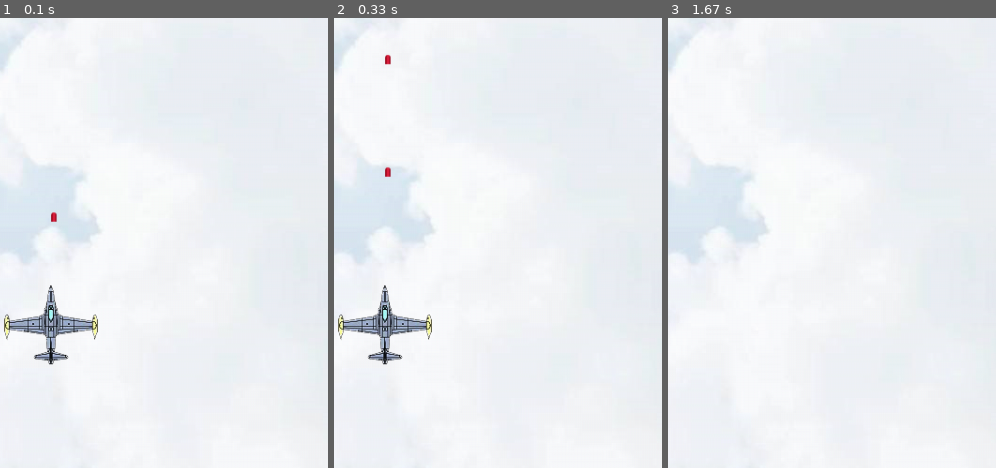
Above: before the commit, frames 1-3 (left to right).
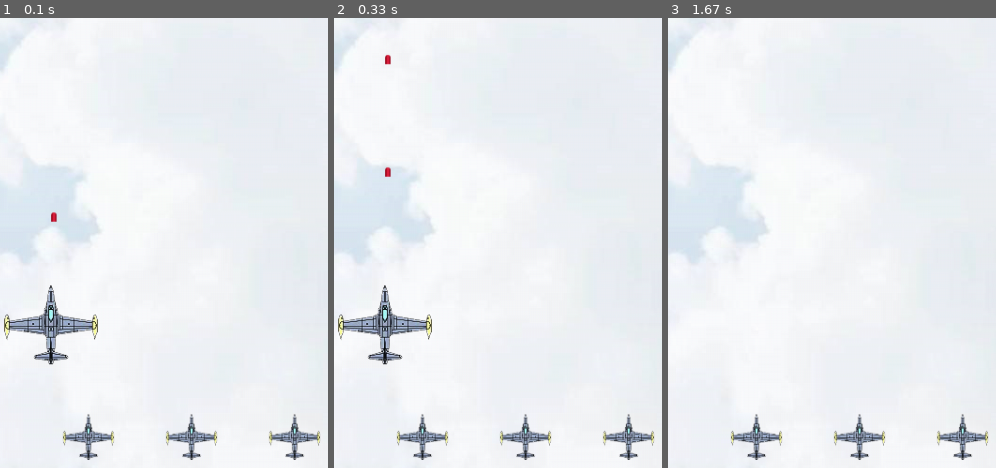
Above: after the commit, the same moments.

Repository: charlie-ccw/Pygame-project
Game: pygame game, started from main.py
Two runs of this game, one before a commit and one after it. Both use one fixed random seed, a clock stepped at 60 frames per second and the inputs below.
Inputs (mouse positions are % of the whole screen's width and height, from its top left):
- Up to frame 1 (0.1 s): no input
- Up to frame 2 (0.33 s): no input
- Up to frame 3 (1.67 s): click (94, 4) at 0.38 s; hold D 0.83-1.3 s; tap Space at 0.9, 1.2 s; click (82, 47) at 1.38 s
The pictures show only the part of the screen within x 42-92%, y 44-94%; the shares and areas given below are measured in that part.

The runs differ from the first frame. In frame 1, 1.5% of the frame differs, in the area x 19-98%, y 88-99%; in frame 2, 1.5%; in frame 3, 1.5%.

Commit message:
add  life number

Diff:
--- a/main.py
+++ b/main.py
@@ -133,6 +133,11 @@
     # here we set condition of the super bullet
     is_super_bullet = False
 
+    # here we set the lives of my planes
+    life_image =  pygame.image.load("images/28.png").convert_alpha()
+    life_rect = life_image.get_rect()
+    life_num = 3
+
     # here we set the delay to make the picture change smoothly
     delay = 100
 
@@ -272,7 +277,7 @@
         screen.blit(background,(0,0))
 
 
-        if not paused:
+        if life_num and not paused:
             # here we check the keyboard of user
             key_pressed = pygame.key.get_pressed()
             if key_pressed[K_w]:
@@ -325,8 +330,8 @@
                     screen.blit(myplane1.destroy_images[myplane1_destroy_index], myplane1.rect)
                     myplane1_destroy_index = (myplane1_destroy_index + 1) % 4
                     if myplane1_destroy_index == 0:
-                        print("game over")
-                        running = False
+                        life_num -= 1
+                        me.reset()
 
 
             # here we shot the bullets
@@ -437,6 +442,9 @@
                             each.reset()
 
 
+        # here we creat the ending
+        elif life_num == 0:
+            print("game")
         # here we draw the score
         score_text = score_font.render("Score : %s" % str(score), True, BLACK)
         screen.blit(score_text, (10,5))
@@ -447,6 +455,14 @@
         text_rect = bomb_text.get_rect()
         screen.blit(bomb_image, (10, height - 10 - bomb_rect.height))
         screen.blit(bomb_text, (20 + bomb_rect.width, height - 5 - text_rect.height))
+
+
+        # here we draw the number of lives of myplane
+        if life_num:
+            for i in range(life_num):
+                screen.blit(life_image, \
+                            (width-10-(i+1)*life_rect.width, \
+                             height-10-life_rect.height))
 
         # here we draw the pause and continue picture
         screen.blit(paused_image, paused_rect)
--- a/myplane.py
+++ b/myplane.py
@@ -48,3 +48,11 @@
             self.rect.left += self.speed
         else:
             self.rect.right = self.width
+
+
+    # here we set the reset of my plane
+    def reset(self):
+        self.rect.left, self.rect.top = \
+                        (self.width - self.rect.width) // 2, \
+                        self.height - self. rect.height - 60
+        self.active = True
Binary file added: images/28.png
